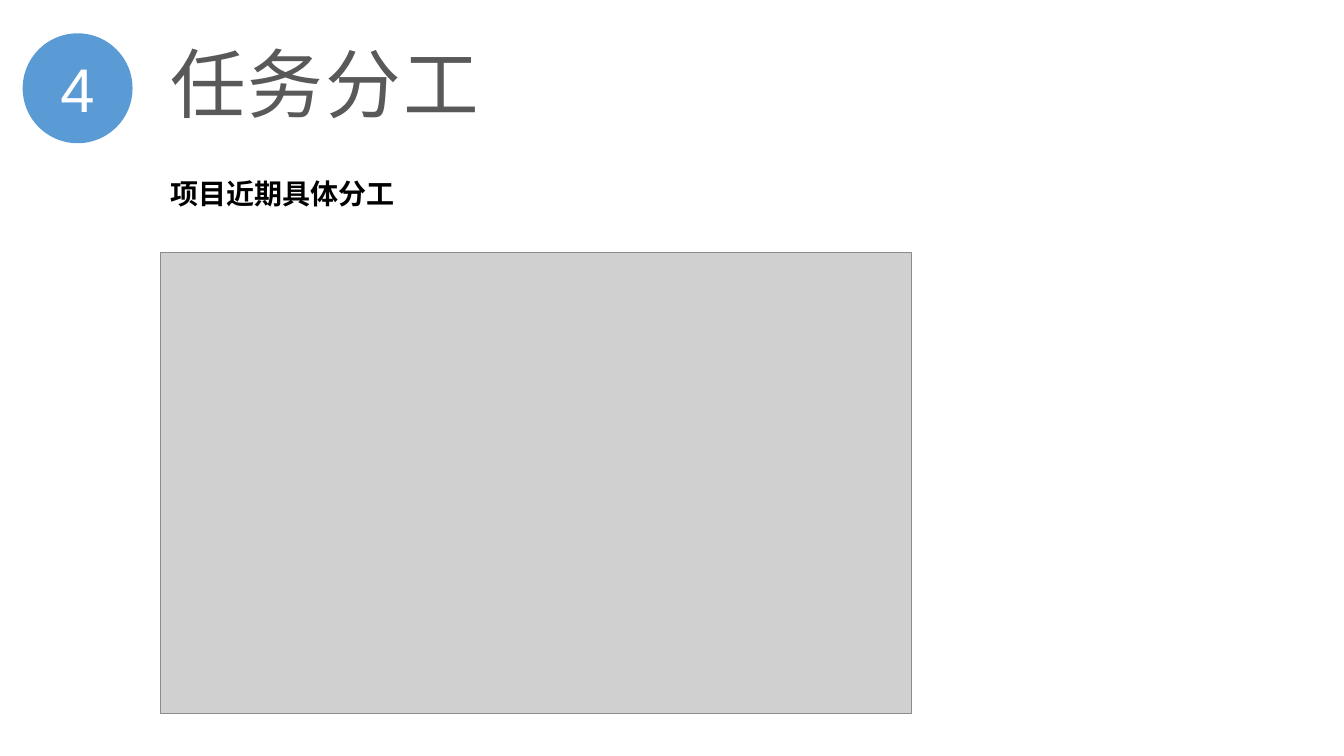
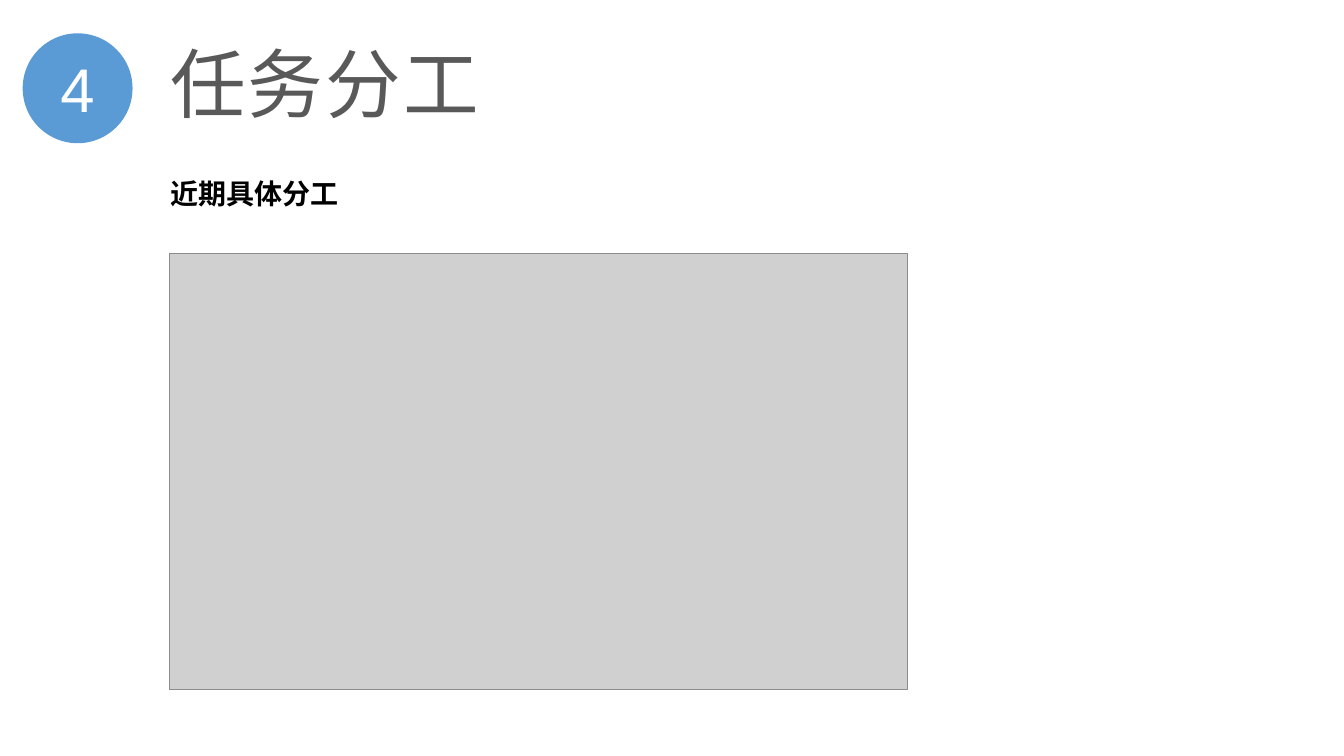
Before and after one commit to Cozymyz/SE2020-CityNorthBook, a slide deck: slide 15 of 开发文档/需求分析(SRS)/SE2020-G10-需求分析0.0.1.pptx. Drawn at 1344x756 pixels with LibreOffice and Linux fonts; fonts in the diff are those of the drawing; grey boxes stand for pictures; background and template pictures are left out. Boxes give left, top, right and bottom in pixels: in the first picture for what was removed or moved away, otherwise in the second. Text is boxed around its words. In the diff, an @@ line names an element or a change of style, - is before the commit and + after.

```diff
--- a/开发文档/需求分析(SRS)/SE2020-G10-需求分析0.0.1.pptx
+++ b/开发文档/需求分析(SRS)/SE2020-G10-需求分析0.0.1.pptx
@@ text at [170,180,338,207]: text changed @@
-项目近期具体分工
+近期具体分工
@@ picture: place and size @@
-picture at [160,252,911,713]
+picture at [169,254,907,690]
```
Also in this commit, not shown: 9 other slides changed, 18 other files.
